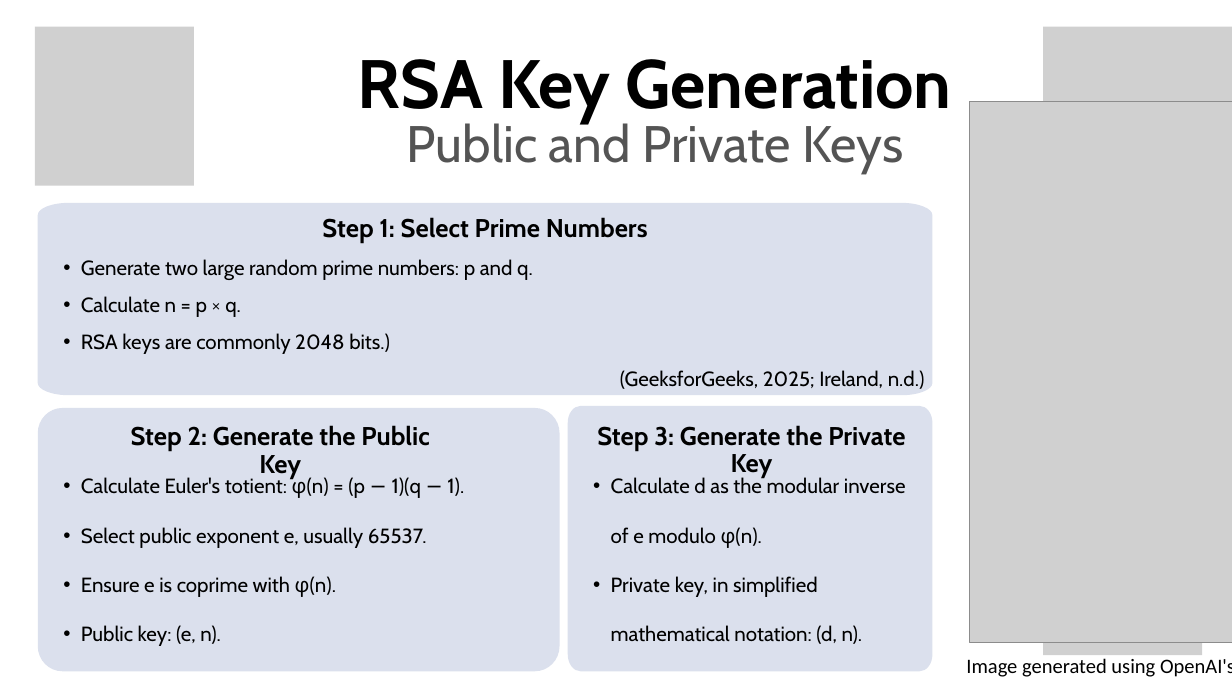
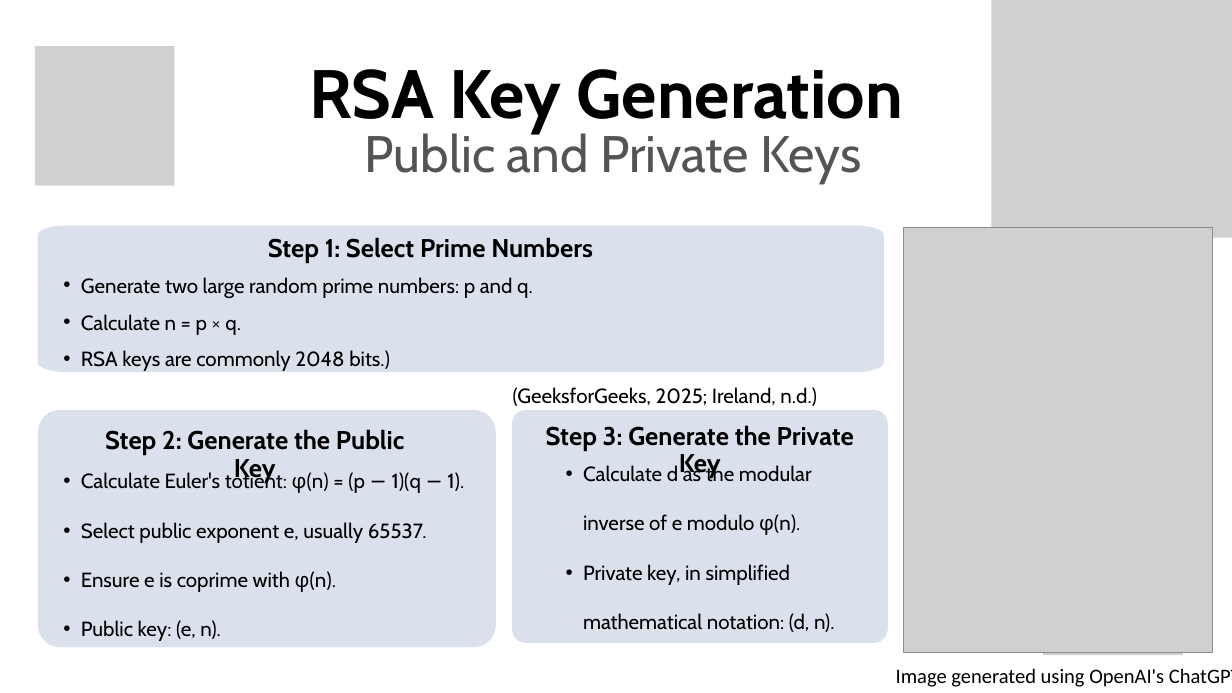
Before and after one commit to Muffinszer/cep146-teamproject1, a slide deck: slide 4 of CEP146NBB_Project1.pptx. Drawn at 1232x693 pixels with LibreOffice and Linux fonts; fonts in the diff are those of the drawing; grey boxes stand for pictures; background and template pictures are left out. Boxes give left, top, right and bottom in pixels: in the first picture for what was removed or moved away, otherwise in the second. Text is boxed around its words. In the diff, an @@ line names an element or a change of style, - is before the commit and + after.

```diff
--- a/CEP146NBB_Project1.pptx
+++ b/CEP146NBB_Project1.pptx
@@ picture: place and size @@
-picture at [1044,26,1232,304]
+picture at [991,0,1232,238]
@@ picture: place and size @@
-picture at [35,26,194,185]
+picture at [35,46,174,185]
@@ text "RSA Key Generation": place and size @@
-text "RSA Key Generation" at [358,59,952,123]
+text "RSA Key Generation" at [309,69,903,134]
@@ text "Public and Private Keys": place and size @@
-text "Public and Private Keys" at [407,119,904,173]
+text "Public and Private Keys" at [365,129,862,183]
@@ freeform shape: place and size @@
-freeform shape at [38,203,932,395]
+freeform shape at [38,225,884,372]
@@ text "Step 1: Select Prime Numbers": place and size @@
-text "Step 1: Select Prime Numbers" at [322,217,648,243]
+text "Step 1: Select Prime Numbers" at [268,237,593,262]
@@ picture: place and size @@
-picture at [969,101,1232,642]
+picture at [904,227,1213,652]
@@ text "Generate two large random prime ..." rewrapped from [81,259,925,389] to [81,277,817,406] @@
@@ freeform shape: place and size @@
-freeform shape at [38,408,559,671]
+freeform shape at [38,410,496,647]
@@ freeform shape: place and size @@
-freeform shape at [568,406,933,671]
+freeform shape at [512,410,888,643]
@@ text "Calculate Euler's totient: φ(n) = ...": place and size @@
-text "Calculate Euler's totient: φ(n) = ..." at [81,474,464,646]
+text "Calculate Euler's totient: φ(n) = ..." at [81,471,464,641]
@@ text "Step 2: Generate the Public ...": place and size @@
-text "Step 2: Generate the Public ..." at [131,425,429,479]
+text "Step 2: Generate the Public ..." at [105,429,404,482]
@@ text "Step 3: Generate the Private ...": place and size @@
-text "Step 3: Generate the Private ..." at [597,425,905,478]
+text "Step 3: Generate the Private ..." at [546,425,854,478]
@@ text "Calculate d as the modular ..." rewrapped from [611,476,906,644] to [583,464,835,632] @@
@@ picture: place and size @@
-picture at [1044,496,1202,655]
+picture at [1044,516,1183,655]
@@ text "Image generated using OpenAI's ChatGPT ..." rewrapped from [966,658,1232,677] to [896,668,1232,687] @@
```
Also in this commit, not shown: 8 other slides changed.
